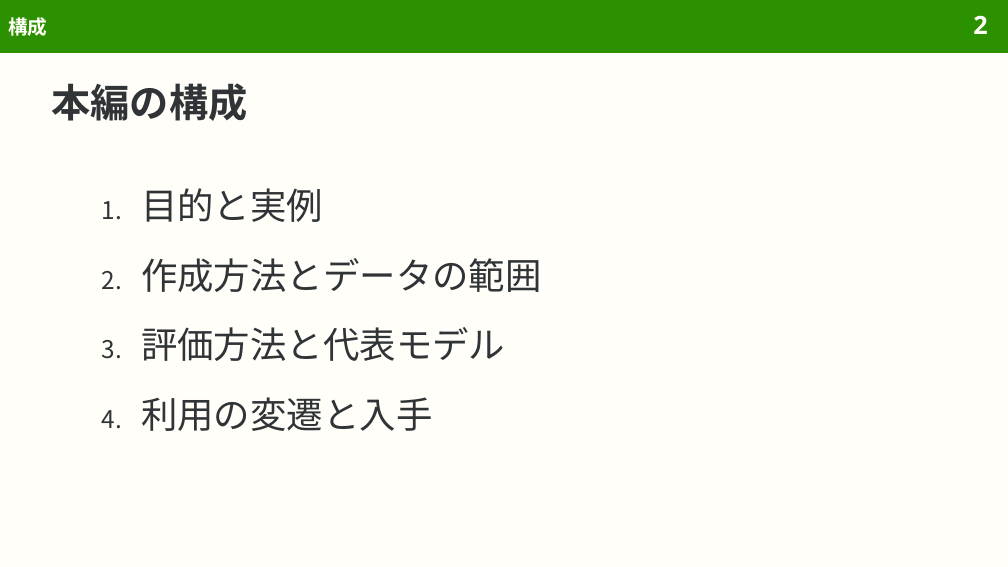
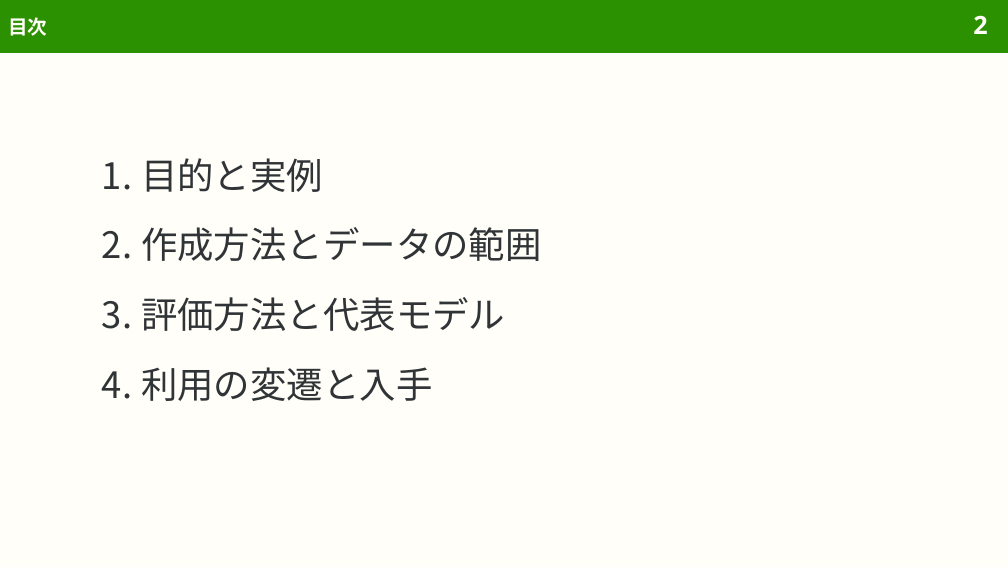
Before and after one commit to sasakiy84/datasets-in-10-minutes, a slide deck: slide 2 of slides/datasets-in-10-minutes-coco.pptx. Drawn at 1008x567 pixels with LibreOffice and Linux fonts; fonts in the diff are those of the drawing. Boxes give left, top, right and bottom in pixels: in the first picture for what was removed or moved away, otherwise in the second. Text is boxed around its words. In the diff, an @@ line names an element or a change of style, - is before the commit and + after.

Commit message:
Align COCO slide styling and refine appendix navigation

```diff
--- a/slides/datasets-in-10-minutes-coco.pptx
+++ b/slides/datasets-in-10-minutes-coco.pptx
@@ title at (x1=8, y1=17, x2=47, y2=36): text changed @@
-構成
+目次
@@ title removed at (x1=52, y1=83, x2=248, y2=121) @@
-本編の構成
@@ text "目的と実例" moved from (x1=141, y1=188, x2=542, y2=431) to (x1=141, y1=158, x2=542, y2=401) @@
```
Also in this commit, not shown: 50 other slides changed, 1 slide added, 3 slides removed, 3 other files.
